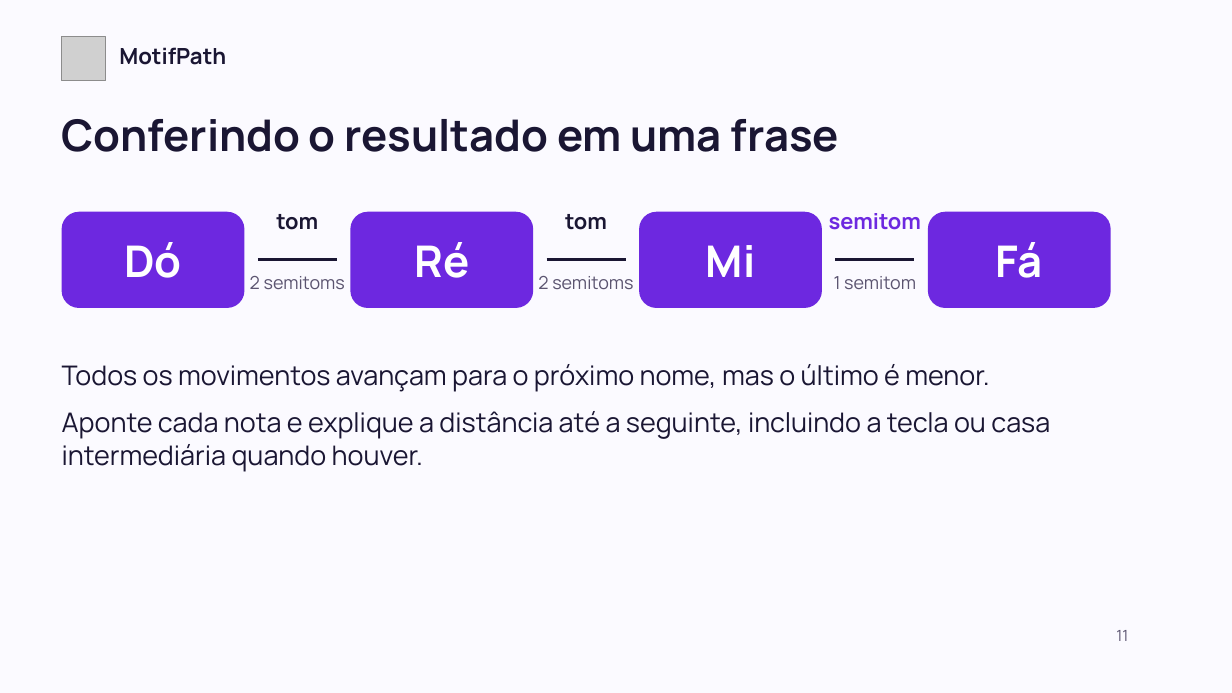
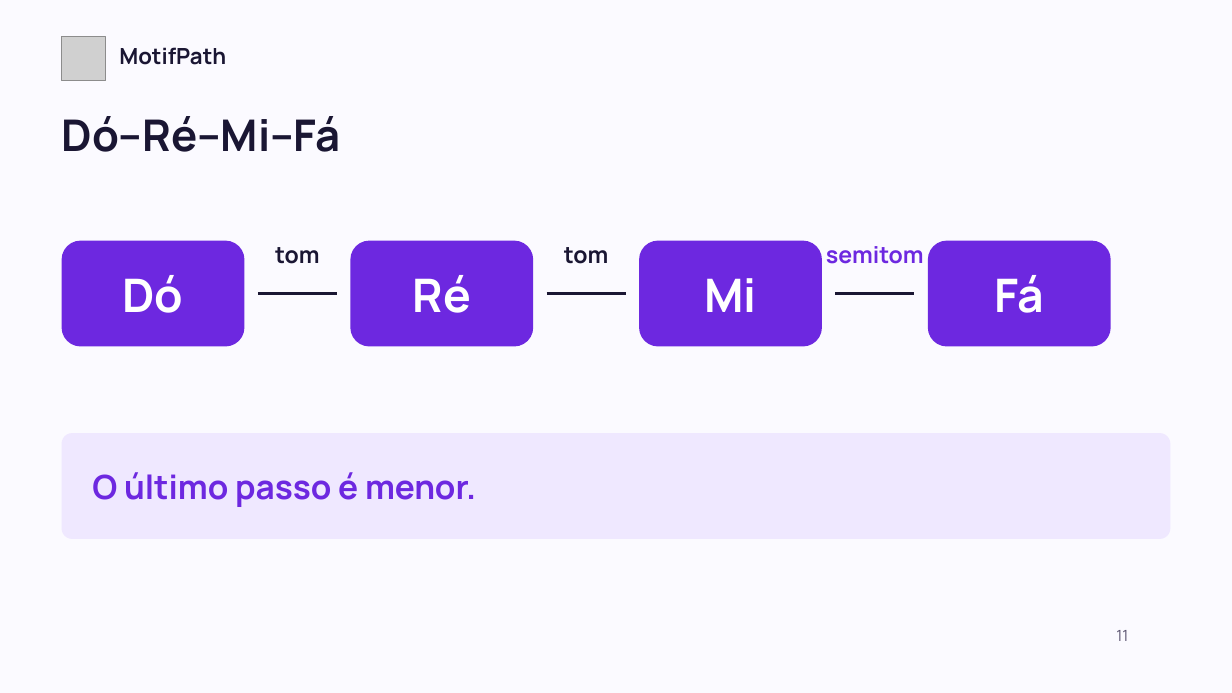
Before and after one commit to motifpath/motifpath-specs, a slide deck: slide 11 of curriculum/content/first-notes/slides/lesson-b.pt-BR.pptx. Drawn at 1232x693 pixels with LibreOffice and Linux fonts; fonts in the diff are those of the drawing; grey boxes stand for pictures. Boxes give left, top, right and bottom in pixels: in the first picture for what was removed or moved away, otherwise in the second. Text is boxed around its words. In the diff, an @@ line names an element or a change of style, - is before the commit and + after.

```diff
--- a/curriculum/content/first-notes/slides/lesson-b.pt-BR.pptx
+++ b/curriculum/content/first-notes/slides/lesson-b.pt-BR.pptx
@@ text at <box>62,116,341,152</box>: text changed @@
-Conferindo o resultado em uma frase
+Dó–Ré–Mi–Fá
@@ rounded rectangle "Dó": place and size @@
-rounded rectangle "Dó" at <box>62,212,245,308</box>
+rounded rectangle "Dó" at <box>62,240,245,347</box>
@@ rounded rectangle "Ré": place and size @@
-rounded rectangle "Ré" at <box>350,212,533,308</box>
+rounded rectangle "Ré" at <box>350,240,533,347</box>
@@ rounded rectangle "Mi": place and size @@
-rounded rectangle "Mi" at <box>640,212,823,308</box>
+rounded rectangle "Mi" at <box>640,240,823,347</box>
@@ 3 texts: place and size @@
-3 texts at <box>276,213,921,230</box>
+3 texts at <box>275,246,924,264</box>
@@ size 17 to 18 pt in 3 elements at <box>275,247,319,264</box>, <box>564,247,608,264</box>, <box>826,246,924,264</box> @@
@@ size 34 to 36 pt in 4 elements at <box>62,240,245,347</box>, <box>350,240,533,347</box>, <box>640,240,823,347</box>, <box>928,240,1111,347</box> @@
@@ rounded rectangle "Fá": place and size @@
-rounded rectangle "Fá" at <box>928,212,1111,308</box>
+rounded rectangle "Fá" at <box>928,240,1111,347</box>
@@ text removed at <box>250,276,345,289</box> @@
-2 semitoms
@@ text removed at <box>538,276,633,289</box> @@
-2 semitoms
@@ text removed at <box>834,276,916,289</box> @@
-1 semitom
@@ 3 lines: place and size @@
-3 lines at <box>258,260,915,260</box>
+3 lines at <box>258,294,915,294</box>
@@ text removed at <box>62,364,1050,472</box> @@
-Todos os movimentos avançam para o próximo nome, mas o último é menor.
-Aponte cada nota e explique a distância até a seguinte, incluindo a tecla ou casa intermediária quando houver.
@@ rounded rectangle added at <box>62,433,1171,540</box>, fill #EFE8FF @@
@@ text added at <box>92,472,476,507</box>, 26 pt, text #6D28E0, bold @@
+O último passo é menor.
```
Also in this commit, not shown: 11 other slides changed, 1 slide removed, 5 other files.
